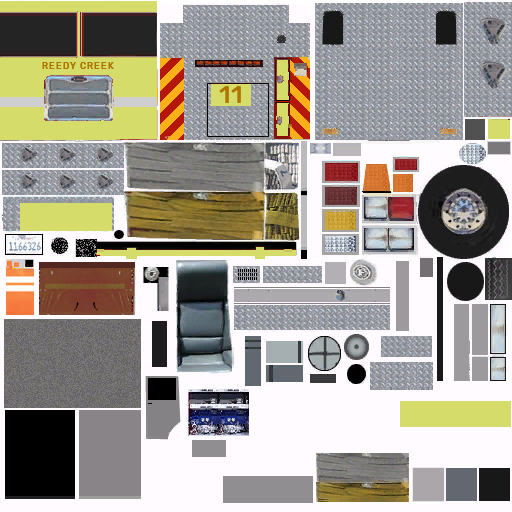
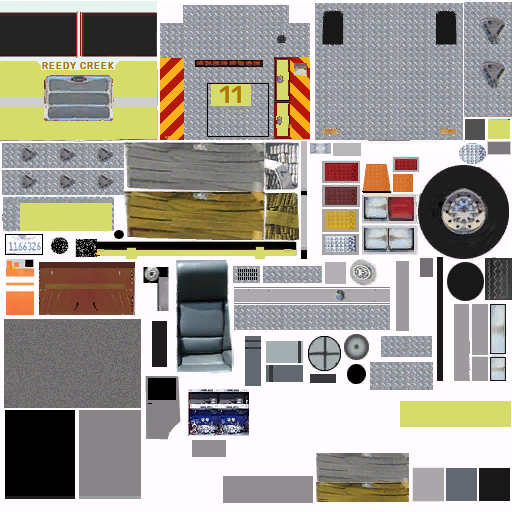
Comparing the layer stacks of the two 512 x 512 images. Changes:
painted on "fire_engine1_2t.dds" over [0,1,157,70]
